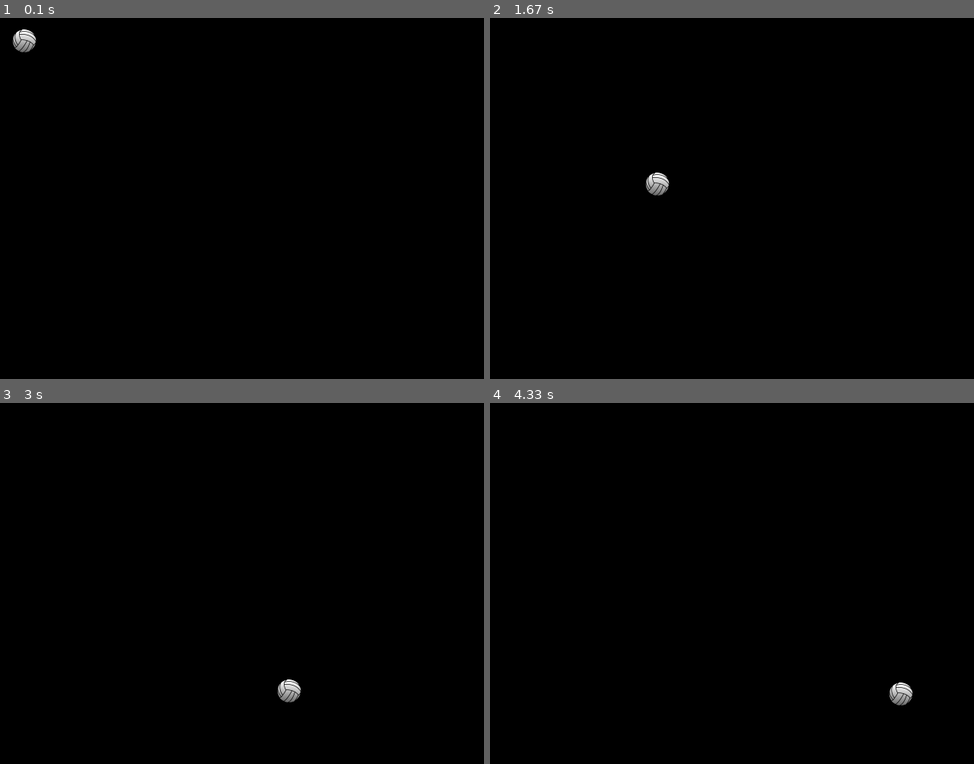
Above: before the commit, frames 1-4 (two rows, left to right).
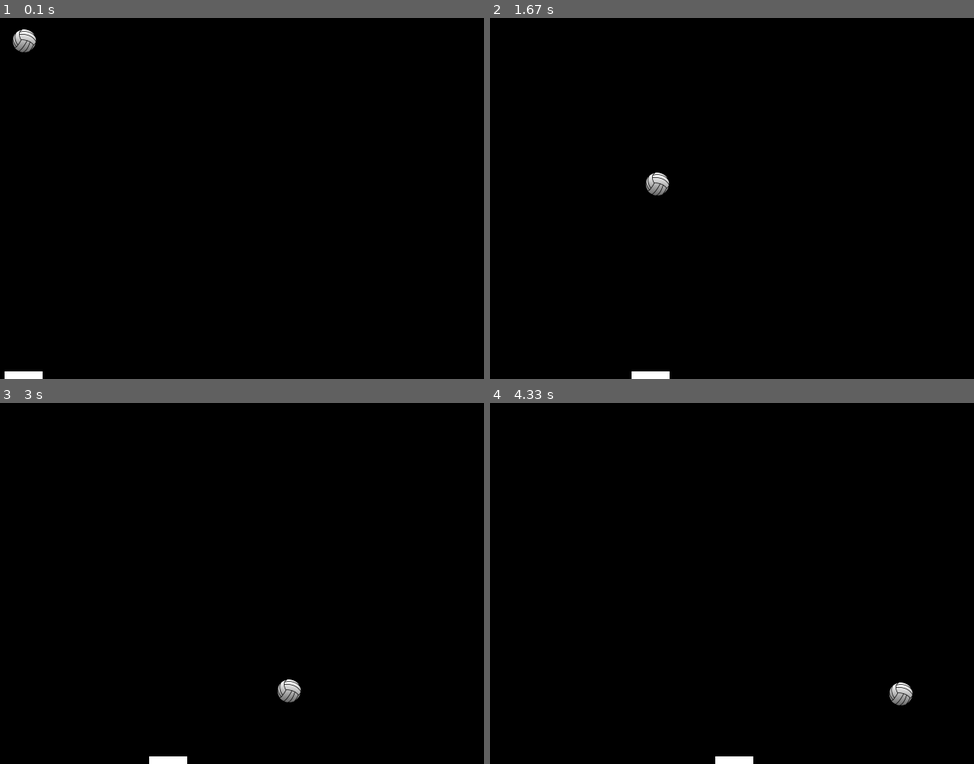
Above: after the commit, the same moments.

Repository: petrkodl/pygame
Game: pygame game, started from game.py
Two runs of this game, one before a commit and one after it. Both use one fixed random seed, a clock stepped at 60 frames per second and the inputs below.
Inputs:
- Up to frame 1 (0.1 s): no input
- Up to frame 2 (1.67 s): hold Right 0.33-0.8 s; hold Right 0.83-1.3 s; hold Left from 1.33 s (still down)
- Up to frame 3 (3 s): release Left at 1.87 s; hold Left 1.9-2.3 s; hold Right 2.33-2.97 s
- Up to frame 4 (4.33 s): hold Left 3-3.47 s; hold Right 3.5-3.97 s; hold Right from 4 s (still down)

The runs differ from the first frame. In frame 1, 0.2% of the frame differs, in the area x 0-9%, y 97-100%; in frame 2, 0.2%; in frame 3, 0.2%; in frame 4, 0.2%.

Commit message:
added paddle

Diff:
--- a/game.py
+++ b/game.py
@@ -5,15 +5,26 @@
 size = width, height = 640, 480
 speed = [2, 2]
 black = 0, 0, 0
+white = 255,255,255
 
 screen = pygame.display.set_mode(size)
 
 ball = pygame.image.load("ball.png")
 ballrect = ball.get_rect()
 
+padx = 10
+pady = 470
+
+paddle = pygame.draw.rect(screen, white, (padx, pady, 50, 10))
+
 while 1:
     for event in pygame.event.get():
-        if event.type == pygame.QUIT: sys.exit()
+        if event.type == pygame.QUIT:
+            sys.exit()
+    if pygame.key.get_pressed()[pygame.K_LEFT]:
+        padx = max(padx - 5, 0)
+    elif pygame.key.get_pressed()[pygame.K_RIGHT]:
+        padx = min(padx + 5, 640 - 50)
     ballrect = ballrect.move(speed)
     if ballrect.left < 0 or ballrect.right > width:
         speed[0] = -speed[0]
@@ -21,4 +32,5 @@
         speed[1] = -speed[1]
     screen.fill(black)
     screen.blit(ball, ballrect)
+    pygame.draw.rect(screen, white, (padx, pady, 50, 10))
     pygame.display.flip()
